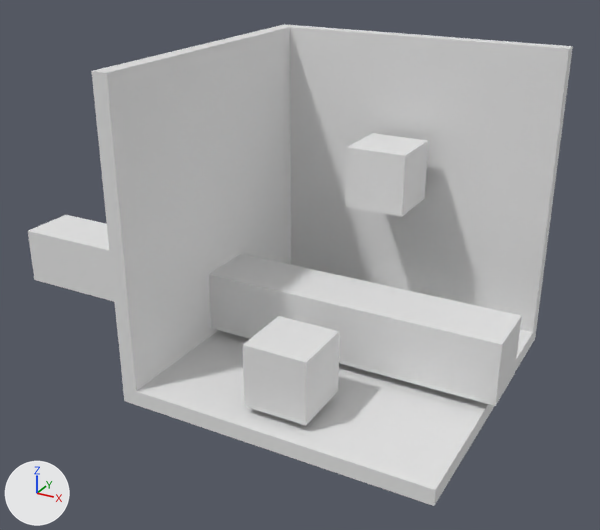
The Blender file Сенюков Алексей/3d/Room_Base_АлексейСенюков.blend as it was, and as the next commit left it.
Rendered twice from a 50 mm camera at (10.1, -21.4, 14.0) aimed at (-1.7, 0.2, 3.2). The axes (+X, +Y, +Z) are drawn at lower left. The lights are the same throughout. The first picture is the older version.
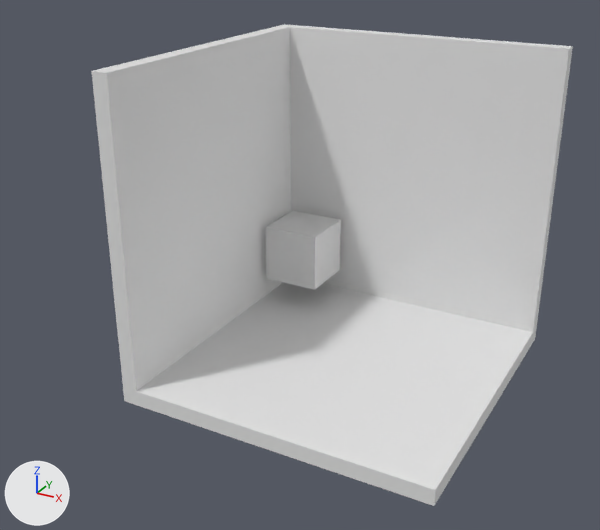
Pixel boxes (x1, y1, x2, y2) of what changed, in the pictures (600 x 530 px):
'Cube.001', deleted: before (28, 215, 522, 406)
'Cube', moved: before (345, 133, 428, 217); after (265, 211, 341, 290)
'Cube.002', deleted: before (243, 316, 339, 426)

Edits to the bpy script that builds the scene:
```text
Change ob_cube:
    ob_cube.location: (0.0, 2.95, 5.82) -> (-3.28, 3.28, 2.36)
Remove ob_cube_001:
    ob_cube_001 = bpy.data.objects.new('Cube.001', me_cube_008)
    ob_cube_001.location = (-3.65, 0.0, 1.78)
    ob_cube_001.scale = (8.96, 1.0, 1.0)
Remove ob_cube_002:
    ob_cube_002 = bpy.data.objects.new('Cube.002', me_cube_009)
    ob_cube_002.location = (0.0, -3.43, 1.75)
```
